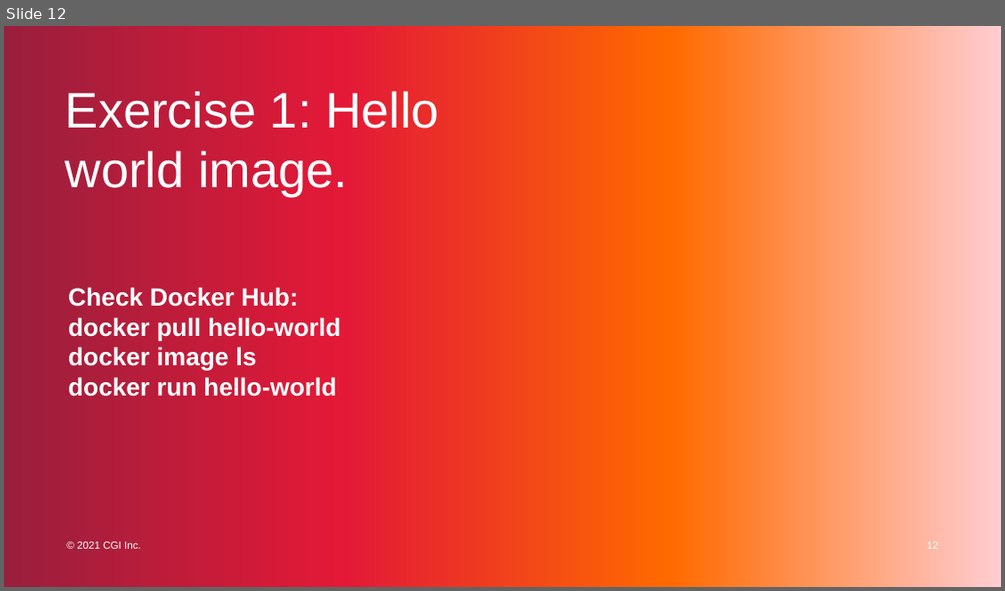
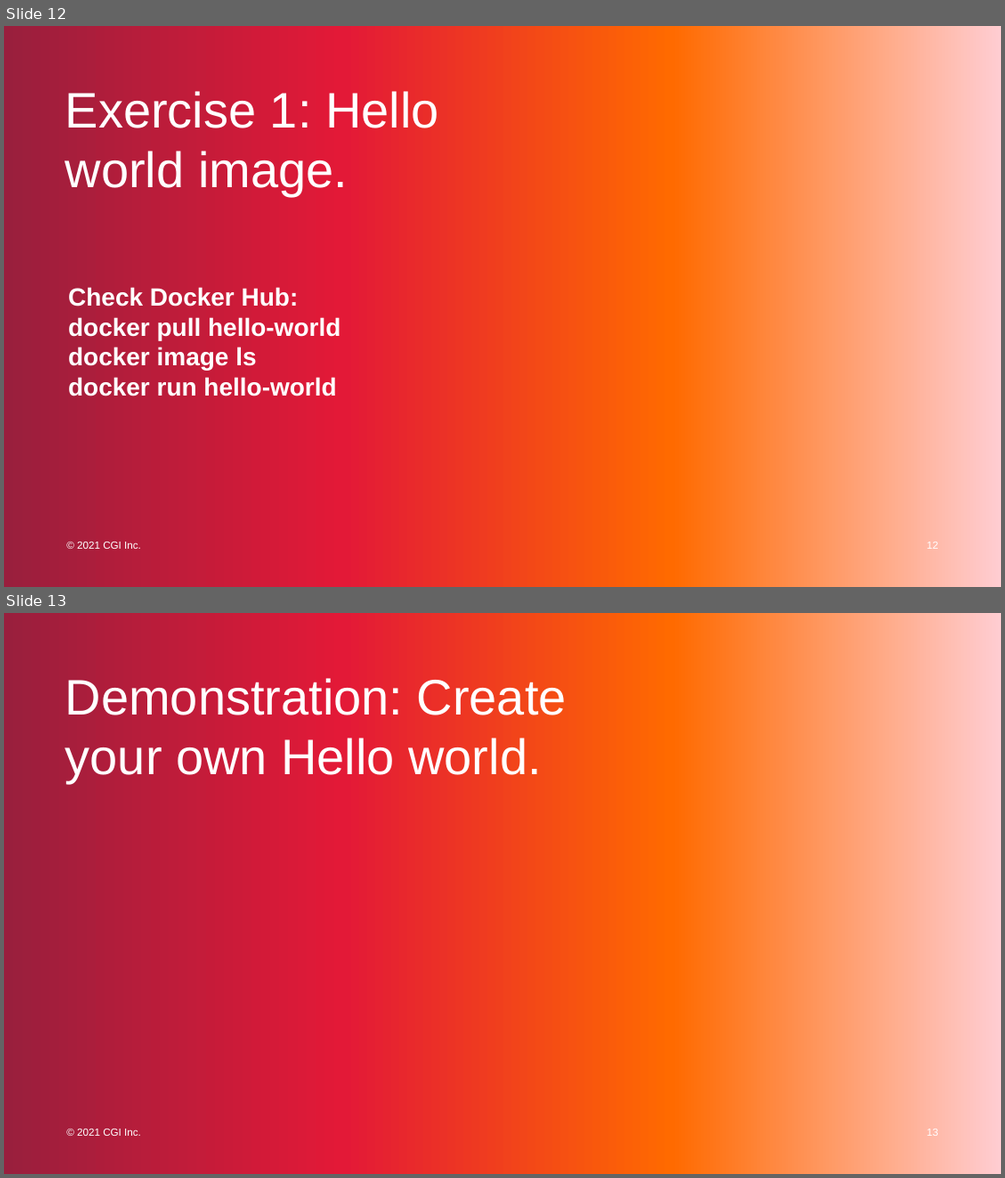
Before and after one commit to favna/docker-workshop, a slide deck: GC_Docker_2022.pptx. Shown one above the other, each under a label of ours: slide 12 before the commit, slides 12 and 13 after it. The pictures are 1005x591 and 1005x1178 pixels, drawn with LibreOffice and Linux fonts; fonts in the diff are those of the drawing. Boxes give left, top, right and bottom in pixels: in the first picture for what was removed or moved away, otherwise in the second. Text is boxed around its words. In the diff, an @@ line names an element or a change of style, - is before the commit and + after.

```diff
--- a/GC_Docker_2022.pptx
+++ b/GC_Docker_2022.pptx
@@ slide 13 added at <box>4,613,1001,1174</box>, background #FFFFFF; not listed: 3 template elements that a slide beside it also shows @@
@@ title added at <box>65,675,566,783</box>, 48 pt, text #FFFFFF @@
+Demonstration: Create your own Hello world.
@@ page number added at <box>927,1128,938,1135</box>, 10 pt, text #FFFFFF @@
+13
```
Also in this commit, not shown: 9 other slides added.
